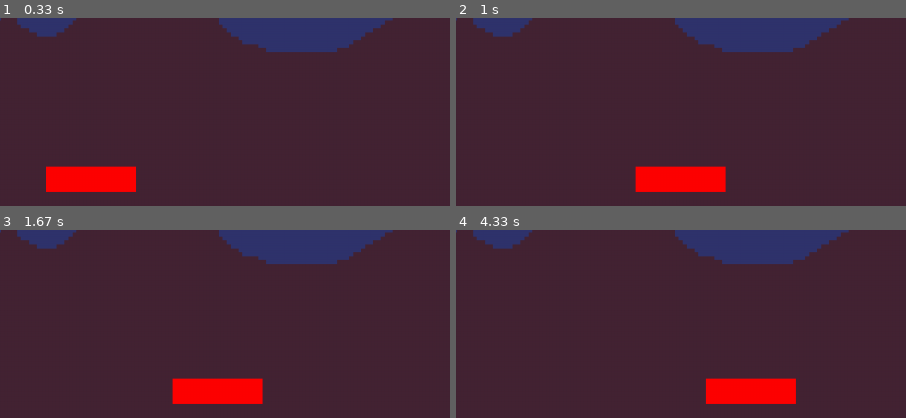
Above: before the commit, frames 1-4 (two rows, left to right).
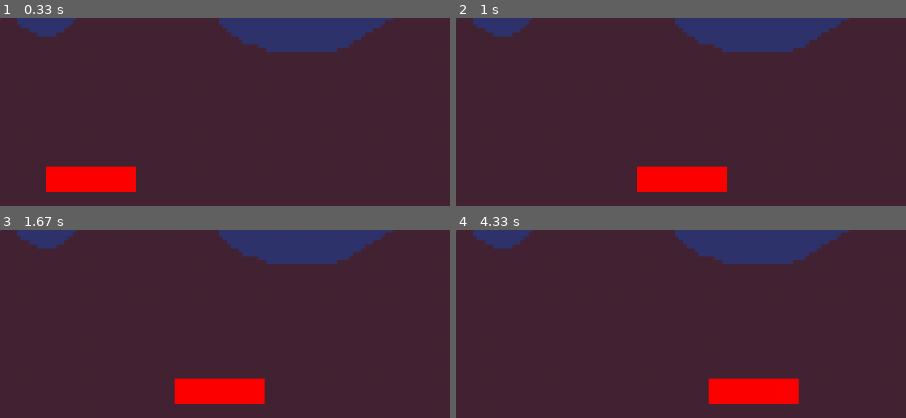
Above: after the commit, the same moments.

Repository: brccabral/Python_Pygame_Breakout
Game: pygame game, started from code/main.py
Same seed, same stepped clock (60 frames per second), same inputs: the game is played once before the commit and once after it.
Inputs:
- Up to frame 1 (0.33 s): no input
- Up to frame 2 (1 s): hold Right 0.33-0.8 s; hold Right from 0.83 s (still down)
- Up to frame 3 (1.67 s): release Right at 1.3 s; hold Left from 1.33 s (still down)
- Up to frame 4 (4.33 s): release Left at 1.87 s; hold Left 1.9-2.3 s; hold Right 2.33-2.97 s; hold Left 3-3.47 s; hold Right 3.5-3.97 s; hold Right from 4 s (still down)
The pictures show only the part of the screen within x 40-90%, y 50-100%; the shares and areas given below are measured in that part.

Frame 1 is identical in both runs. In frame 2, 0.1% of the frame differs, in the area x 39-61%, y 78-93%; in frame 3, 0.2%, in the area x 38-59%, y 78-93%; in frame 4, 0.2%.

Commit message:
player can't move out of screen

Diff:
--- a/code/sprites.py
+++ b/code/sprites.py
@@ -28,7 +28,15 @@
         else:
             self.direction.x = 0
 
+    def screen_constraint(self):
+        if self.rect.left <= 0:
+            self.rect.left = 0
+        elif self.rect.right >= WINDOW_WIDTH:
+            self.rect.right = WINDOW_WIDTH
+        self.pos.x = self.rect.x
+
     def update(self, dt: float):
         self.input()
         self.pos.x += self.direction.x * self.speed * dt
         self.rect.x = round(self.pos.x)
+        self.screen_constraint()
